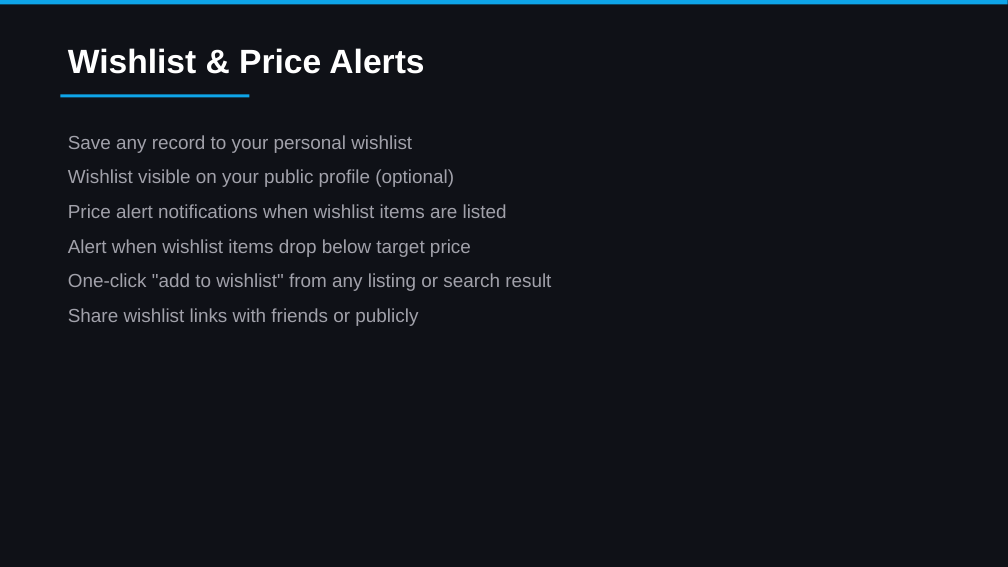
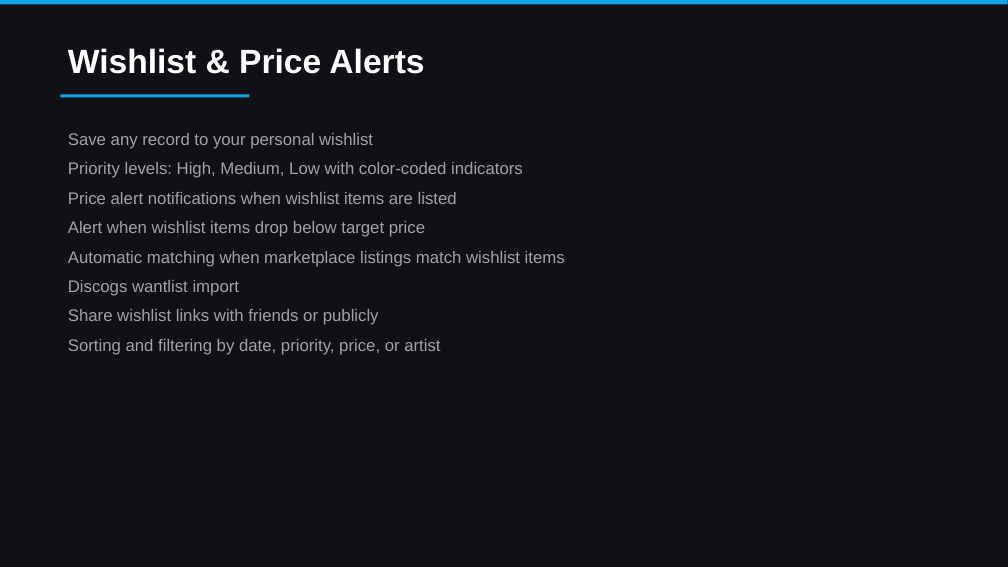
Before and after one commit to colelevy08/groovestack, a slide deck: slide 16 of GrooveStack_Overview.pptx (slide 14 before the commit). Drawn at 1008x567 pixels with LibreOffice and Linux fonts; fonts in the diff are those of the drawing. Boxes give left, top, right and bottom in pixels: in the first picture for what was removed or moved away, otherwise in the second. Text is boxed around its words. In the diff, an @@ line names an element or a change of style, - is before the commit and + after.

```diff
--- a/GrooveStack_Overview.pptx
+++ b/GrooveStack_Overview.pptx
@@ text at <box>68,133,457,325</box>: size 18 to 16 pt in "Save any record to your personal wishlist", "Price alert notifications when wishlist items are ...", "Alert when wishlist items drop below target ...", "Share wishlist links with friends or publicly"; line spacing 1.25 to 1.2; less space between paragraphs @@
@@ text at <box>68,162,523,178</box>: text changed; size 18 to 16 pt @@
-Wishlist visible on your public profile (optional)
+Priority levels: High, Medium, Low with color-coded indicators
@@ text at <box>68,251,565,296</box>: text changed; size 18 to 16 pt @@
-One-click "add to wishlist" from any listing or search result
+Automatic matching when marketplace listings match wishlist items
+Discogs wantlist import
@@ text at <box>68,339,440,355</box>: paragraph added @@
+Sorting and filtering by date, priority, price, or artist
```
Also in this commit, not shown: 28 other slides changed, 7 slides added, 2 other files.
